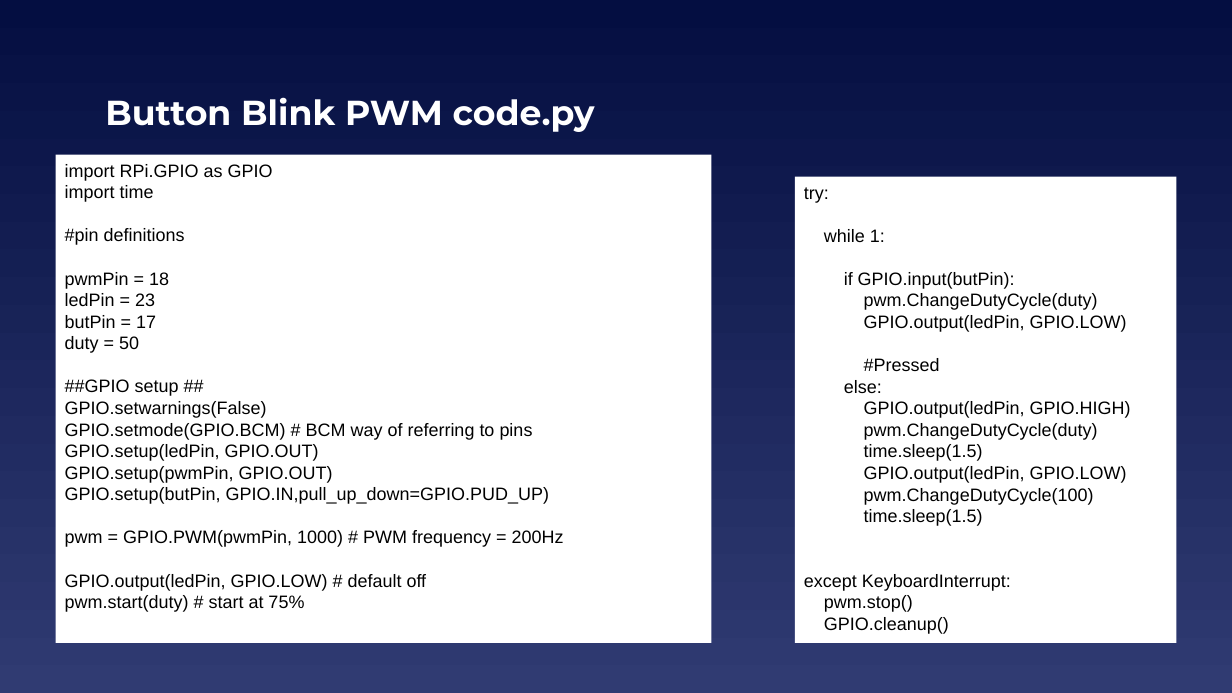
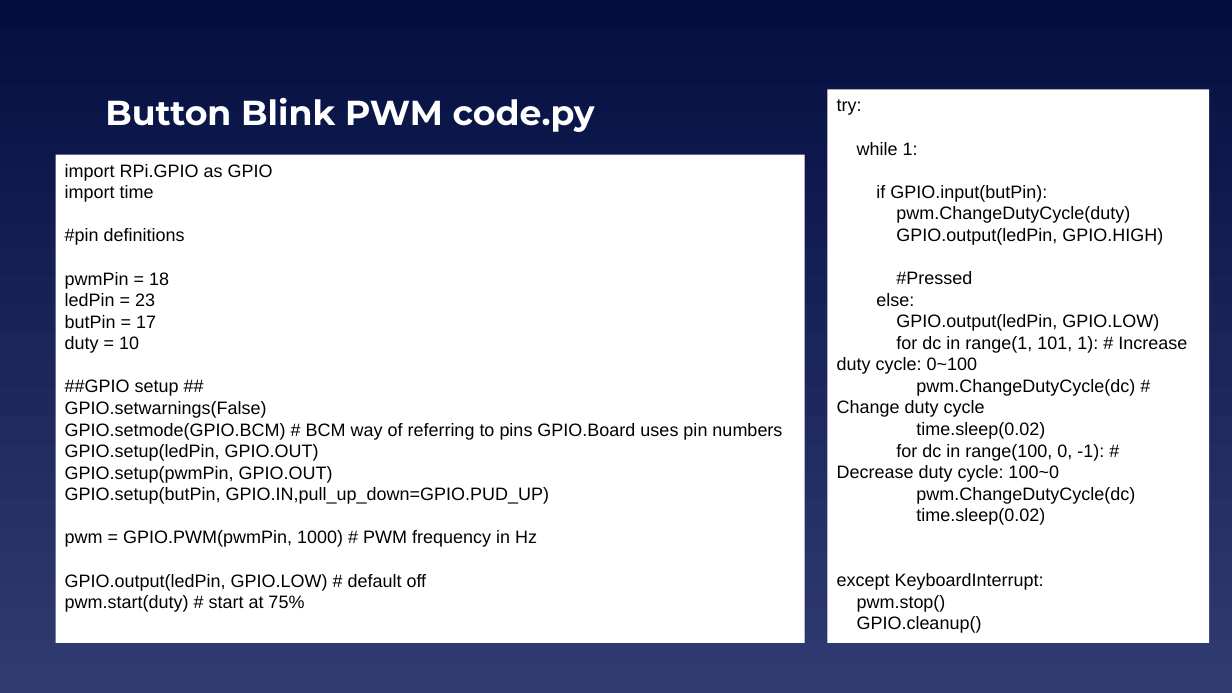
Before and after one commit to EELabMan/Raspberry-Pi-Intro, a slide deck: slide 19 of Raspberry Pi Intro.pptx. Drawn at 1232x693 pixels with LibreOffice and Linux fonts; fonts in the diff are those of the drawing. Boxes give left, top, right and bottom in pixels: in the first picture for what was removed or moved away, otherwise in the second. Text is boxed around its words. In the diff, an @@ line names an element or a change of style, - is before the commit and + after.

```diff
--- a/Raspberry Pi Intro.pptx
+++ b/Raspberry Pi Intro.pptx
@@ rectangle "try:": place and size @@
-rectangle "try:" at box(795, 177, 1177, 643)
+rectangle "try:" at box(828, 90, 1210, 643)
@@ rectangle "import RPi.GPIO as GPIO": place and size @@
-rectangle "import RPi.GPIO as GPIO" at box(55, 154, 712, 642)
+rectangle "import RPi.GPIO as GPIO" at box(55, 154, 805, 642)
@@ text in rectangle at box(896, 228, 1163, 245): text changed @@
-GPIO.output(ledPin, GPIO.LOW)
+GPIO.output(ledPin, GPIO.HIGH)
@@ text in rectangle at box(65, 336, 139, 353): text changed @@
-duty = 50
+duty = 10
@@ text in rectangle at box(837, 336, 1187, 525): text changed @@
-pwm.ChangeDutyCycle(100)
-time.sleep(1.5)
+for dc in range(1, 101, 1): # Increase duty cycle: 0~100
+pwm.ChangeDutyCycle(dc) # Change duty cycle
+time.sleep(0.02)
+for dc in range(100, 0, -1): # Decrease duty cycle: 100~0
+pwm.ChangeDutyCycle(dc)
+time.sleep(0.02)
@@ text in rectangle at box(864, 401, 1131, 461): paragraphs removed @@
-GPIO.output(ledPin, GPIO.HIGH)
-pwm.ChangeDutyCycle(duty)
-time.sleep(1.5)
@@ text in rectangle at box(65, 423, 782, 440): text changed @@
-GPIO.setmode(GPIO.BCM) # BCM way of referring to pins
+GPIO.setmode(GPIO.BCM) # BCM way of referring to pins GPIO.Board uses pin numbers
@@ text in rectangle at box(65, 530, 537, 547): text changed @@
-pwm = GPIO.PWM(pwmPin, 1000) # PWM frequency = 200Hz
+pwm = GPIO.PWM(pwmPin, 1000) # PWM frequency in Hz
```
